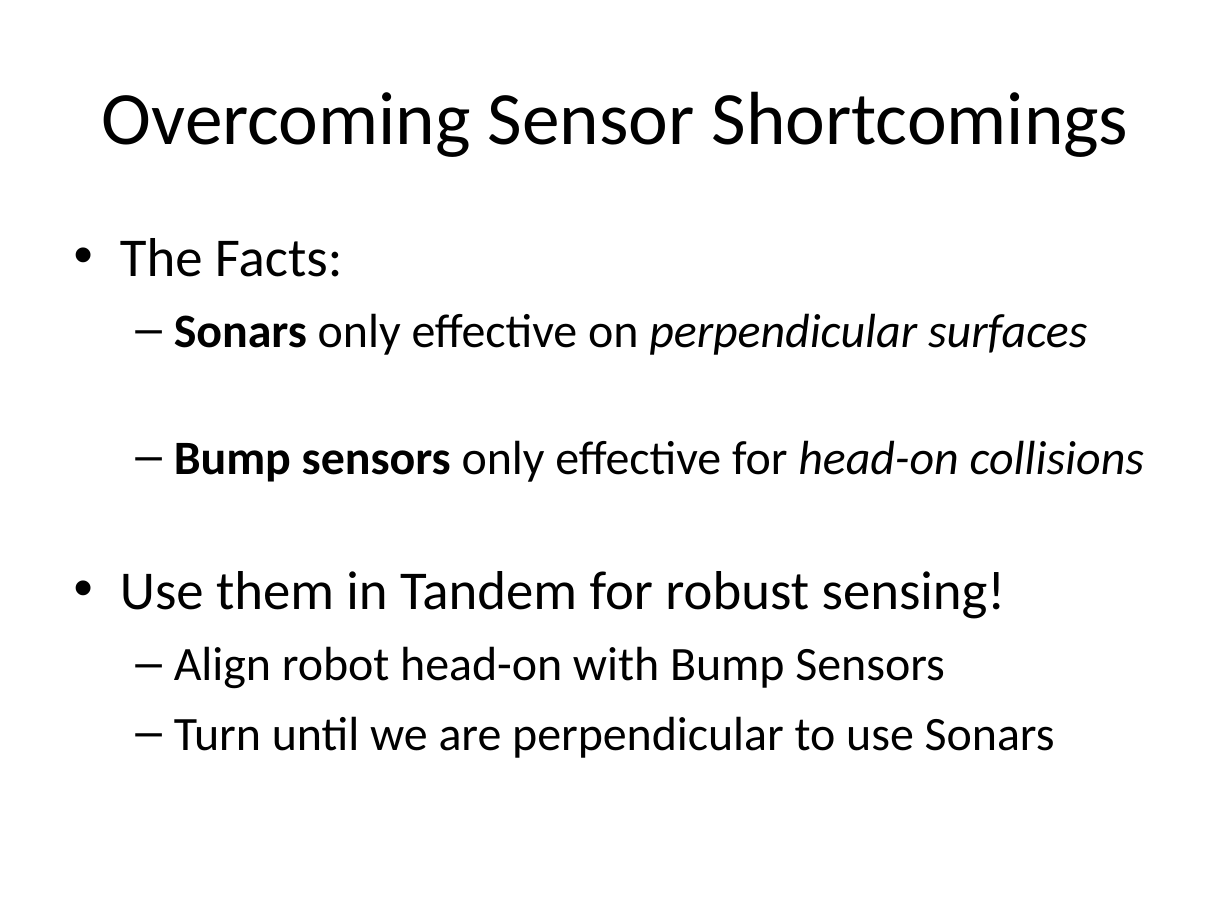
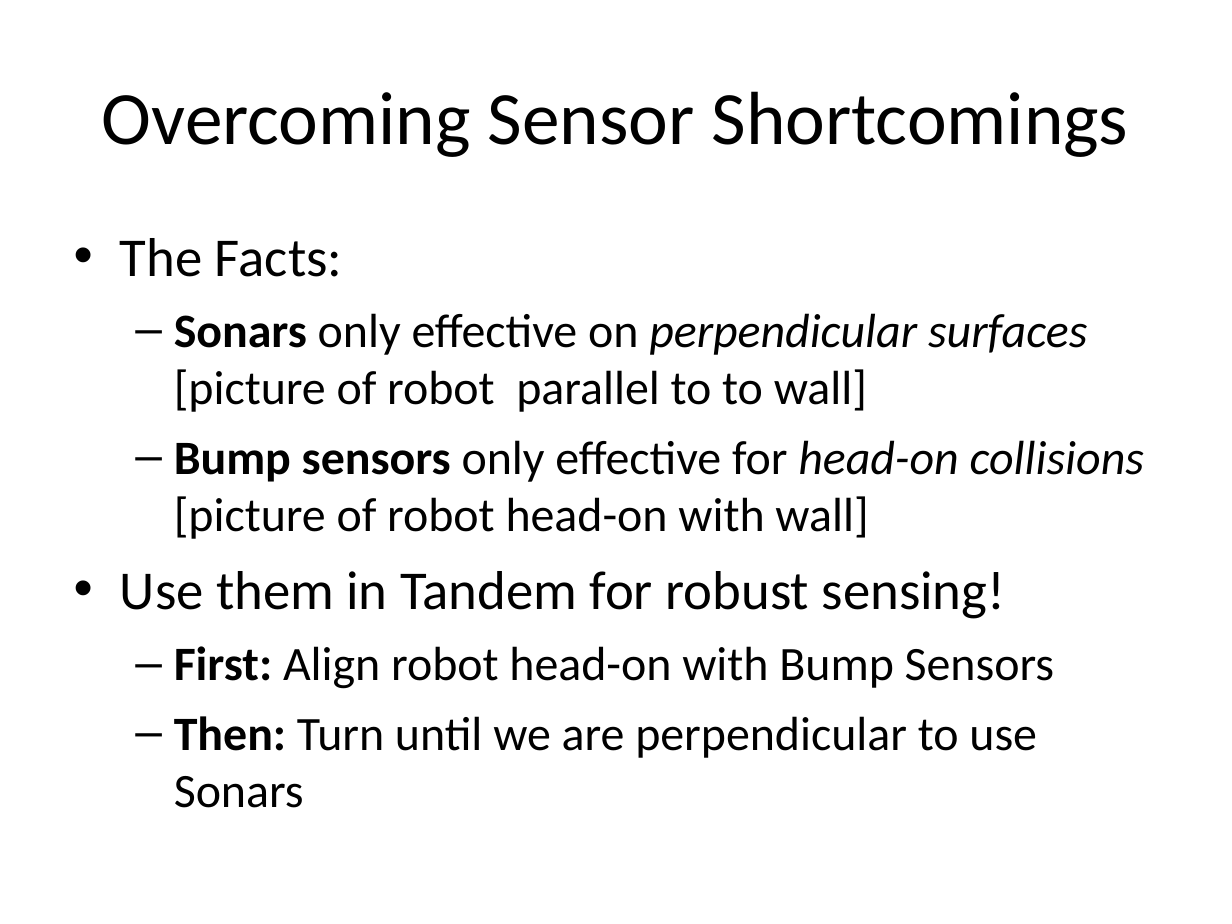
Before and after one commit to nforrester/6.141_labs, a slide deck: slide 4 of Other/Lab5/Lab 5.ppt (slide 5 before the commit). Drawn at 1232x924 pixels with LibreOffice and Linux fonts; fonts in the diff are those of the drawing. Boxes give left, top, right and bottom in pixels: in the first picture for what was removed or moved away, otherwise in the second. Text is boxed around its words. In the diff, an @@ line names an element or a change of style, - is before the commit and + after.

```diff
--- a/Other/Lab5/Lab 5.ppt
+++ b/Other/Lab5/Lab 5.ppt
@@ text at <box>174,313,1144,539</box>: text changed @@
-  – Sonars only effective on perpendicular surfaces
-  – Bump sensors only effective for head-on collisions
+  – Sonars only effective on perpendicular surfaces
+    [picture of robot parallel to to wall]
+  – Bump sensors only effective for head-on collisions
+    [picture of robot head-on with wall]
@@ text at <box>174,646,1054,808</box>: text changed @@
-  – Align robot head-on with Bump Sensors
-  – Turn until we are perpendicular to use Sonars
+  – First: Align robot head-on with Bump Sensors
+  – Then: Turn until we are perpendicular to use Sonars
```
Also in this commit, not shown: 3 other slides changed, 5 slides added, 2 slides removed, 7 other files.
